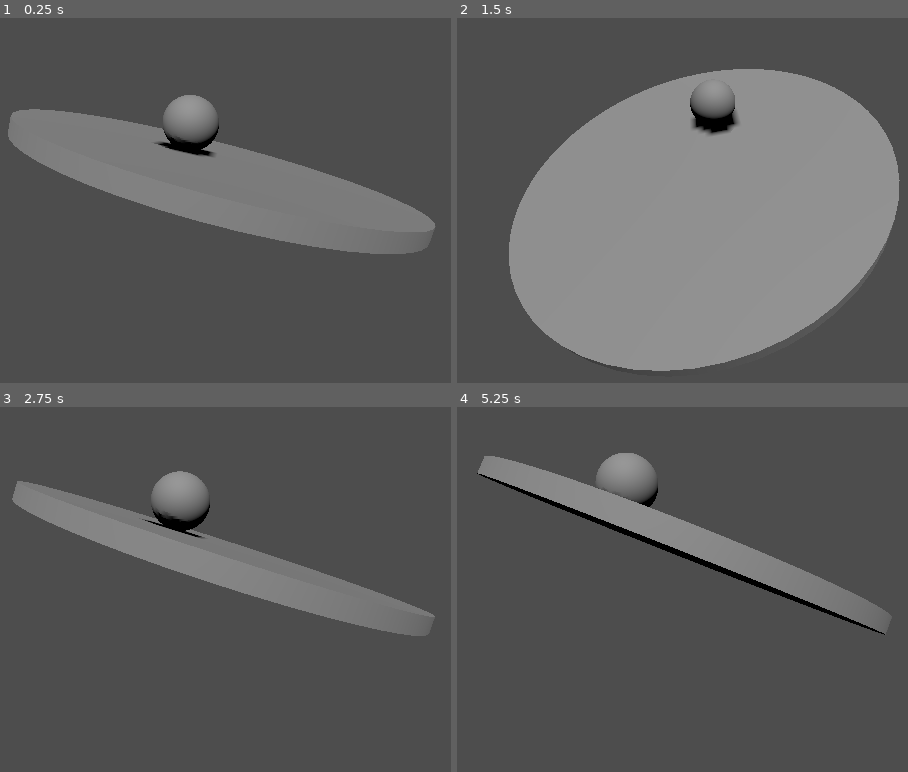
Above: before the commit, frames 1-4 (two rows, left to right).
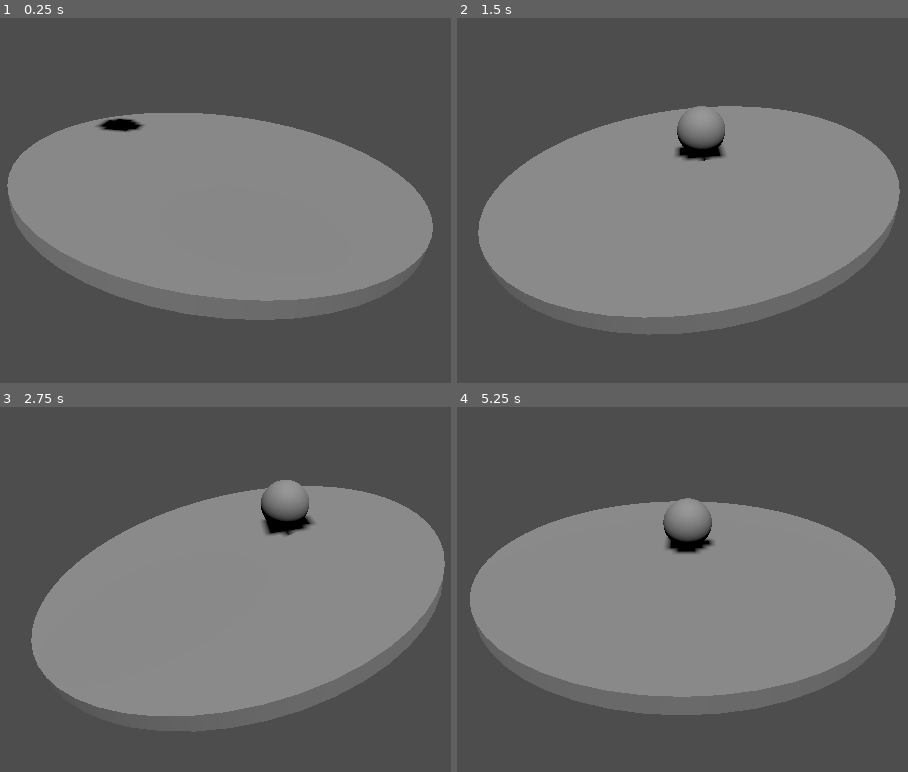
Above: after the commit, the same moments.

Repository: nonyx777/Balance3D
Game: Godot game, scene res://scenes/main.tscn
Same seed, same stepped clock (60 frames per second), same inputs: the game is played once before the commit and once after it.
Inputs:
- Up to frame 1 (0.25 s): no input
- Up to frame 2 (1.5 s): no input
- Up to frame 3 (2.75 s): no input
- Up to frame 4 (5.25 s): no input

The runs differ from the first frame. In frame 1, 27% of the frame differs, in the area x 1-97%, y 21-83%; in frame 2, 19%; in frame 3, 41%; in frame 4, 42%, in the area x 2-98%, y 12-85%.

Commit message:
slerps between orientations, w.r.t ball's velocity rather than raw position

Diff:
--- a/scenes/ball.tscn
+++ b/scenes/ball.tscn
@@ -12,7 +12,6 @@
 height = 0.4
 
 [node name="Ball" type="RigidBody3D"]
-mass = 10.0
 physics_material_override = SubResource("PhysicsMaterial_hqqwv")
 
 [node name="CollisionShape3D" type="CollisionShape3D" parent="."]
--- a/scenes/main.tscn
+++ b/scenes/main.tscn
@@ -15,4 +15,4 @@
 shadow_enabled = true
 
 [node name="Ball" parent="." instance=ExtResource("2_gi288")]
-transform = Transform3D(1, 0, 0, 0, 1, 0, 0, 0, 1, -0.299953, 0.440902, 0.324911)
+transform = Transform3D(1, 0, 0, 0, 1, 0, 0, 0, 1, -1.05101, 2.02311, 0.263556)
--- a/scripts/disc.gd
+++ b/scripts/disc.gd
@@ -1,11 +1,16 @@
 extends CharacterBody3D
 @onready var ball: RigidBody3D = $"../Ball"
 @onready var collision_shape_3d: CollisionShape3D = $CollisionShape3D
-@export var theta: float = PI/3
+@export var max_angle: float = PI/6
+@export var snappiness: float = 1
+
 var new_transform = Transform3D()
+var position_tobe = Vector3()
 
-func _physics_process(_delta: float):
-	var disc_ball: Vector3 = ball.position - position
+func _physics_process(delta: float):
+	position_tobe = ball.position + ball.linear_velocity
+
+	var disc_ball: Vector3 = position_tobe - position
 	var length: float = disc_ball.length()
 	var disc_ball_norm: Vector3 = disc_ball.normalized()
 	var rotation_axis: Vector3 = transform.basis.y.normalized().cross(disc_ball_norm)
@@ -13,7 +18,7 @@
 	if rotation_axis == Vector3.ZERO:
 		return
 
-	var desired_rotation = Basis(rotation_axis.normalized(), -theta * length / collision_shape_3d.shape.radius)
+	var desired_rotation = Basis(rotation_axis.normalized(), -max_angle * length / collision_shape_3d.shape.radius)
 	new_transform = transform
-	new_transform.basis = desired_rotation
+	new_transform.basis = new_transform.basis.slerp(desired_rotation, snappiness * delta)
 	transform = new_transform
